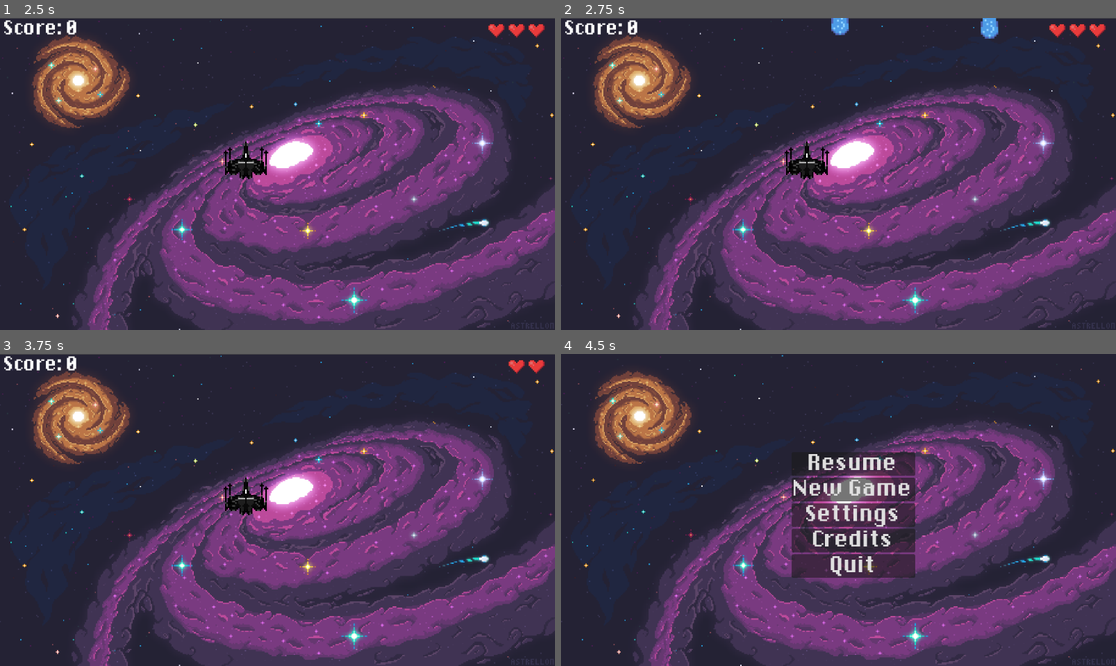
Above: before the commit, frames 1-4 (two rows, left to right).
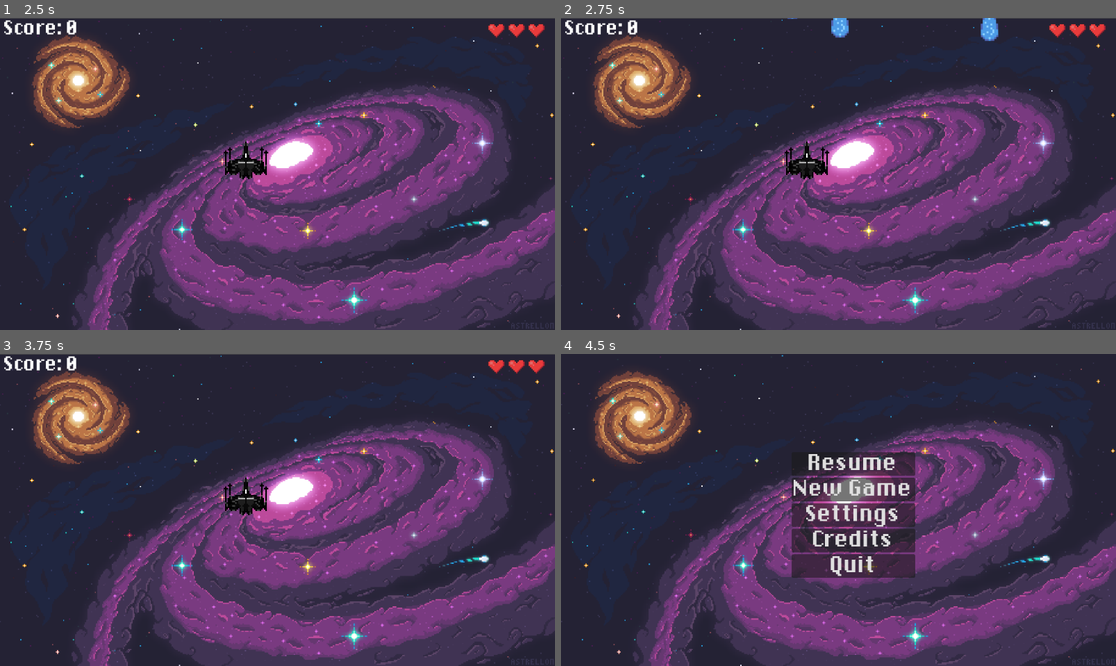
Above: after the commit, the same moments.

Repository: Fiss53/SpaceInvader
Game: Godot game, scene res://scene/menu_pseudo.tscn
Two runs of this game, one before a commit and one after it. Both use one fixed random seed, a clock stepped at 60 frames per second and the inputs below.
Inputs (mouse positions are in pixels of both pictures, inside the frame that each line leads up to):
- Up to frame 1 (2.5 s): click (294, 124) at 0.52 s; type "Alex" at 0.6 s; click "Enter" at 1.25 s; click "New Game" at 2 s
- Up to frame 2 (2.75 s): no input
- Up to frame 3 (3.75 s): tap Enter (ui_accept_username) at 2.75 s; hold Right (ui_right) 2.78-3.5 s; hold Enter (ui_accept_username) 2.78-3.5 s; click "New Game" at 3.5 s
- Up to frame 4 (4.5 s): tap Enter (ui_accept_username) at 4.25, 4.35 s; hold Down (ui_down) from 4.28 s (still down)

Frame 1 is identical in both runs. In frame 2, 0.2% of the frame differs, in the area x 40-79%, y 0-8%; in frame 3, less than 0.1%; in frame 4, nothing differs.

Commit message:
je fais du surplace pour le classement

Diff:
--- a/ressource/classement.csv
+++ b/ressource/classement.csv
@@ -1,4 +1,3 @@
-"name", "score"
 "0",0
 "0",0
 "0",0
--- a/scripts/EnemyPool.gd
+++ b/scripts/EnemyPool.gd
@@ -4,7 +4,6 @@
 # Declare member variables here. Examples:
 # var a = 2
 # var b = "text"
-
 var rng = RandomNumberGenerator.new()
 var max_enemy = 10
 var enemy_number = 0
@@ -13,13 +12,7 @@
 
 # Called when the node enters the scene tree for the first time.
 func _ready():
-	var enemyH
-	randomize()
-	enemyH = load("scene/Enemy.tscn").instantiate()
-	enemyH.position.x = randf_range(0, 1000)
-	enemyH.position.y = randf_range(-1000, -200)
-	add_child(enemyH)
-	enemy_number += 1
+	pass
 
 func get_all_children(in_node,arr:=[]):
 	arr.push_back(in_node)
--- a/scripts/MenuUsername.gd
+++ b/scripts/MenuUsername.gd
@@ -1,12 +1,13 @@
 extends VBoxContainer
 
 var playerUsername
-# Called when the node enters the scene tree for the first time.
+
 func _ready():
-	pass # Replace with function body.
+	if(Input.is_action_pressed("ui_accept_username")):
+		get_tree().change_scene_to_file("res://scene/menu.tscn")
 
 
-# Called every frame. 'delta' is the elapsed time since the previous frame.
+
 func _process(delta):
 	if(Input.is_action_pressed("ui_accept_username")):
 		get_tree().change_scene_to_file("res://scene/menu.tscn")
--- a/scripts/lives.gd
+++ b/scripts/lives.gd
@@ -22,8 +22,10 @@
 	return classement
 
 
-
-
+class Sorter:
+	func custom_sort(a, b):
+		return a > b
+var sorter = Sorter.new()
 # Called every frame. 'delta' is the elapsed time since the previous frame.
 func _process(delta):
 	if(Hp.lives == 2):
@@ -34,9 +36,8 @@
 		var classementDico = open_file_classement()
 		var playerName = MenuUsername.playerUsername
 		var playerScore = EnemyPool.enemy_count_score
+
 		for i in classementDico:
-			if classementDico[i] > playerScore:
-				classementDico
-
-
+			if classementDico[i] < playerScore:
+				var temp = classementDico[i]
 		get_tree().reload_current_scene()
Binary file added: ressource/classement.0.translation
Not shown, changed: ressource/classement.csv.import
